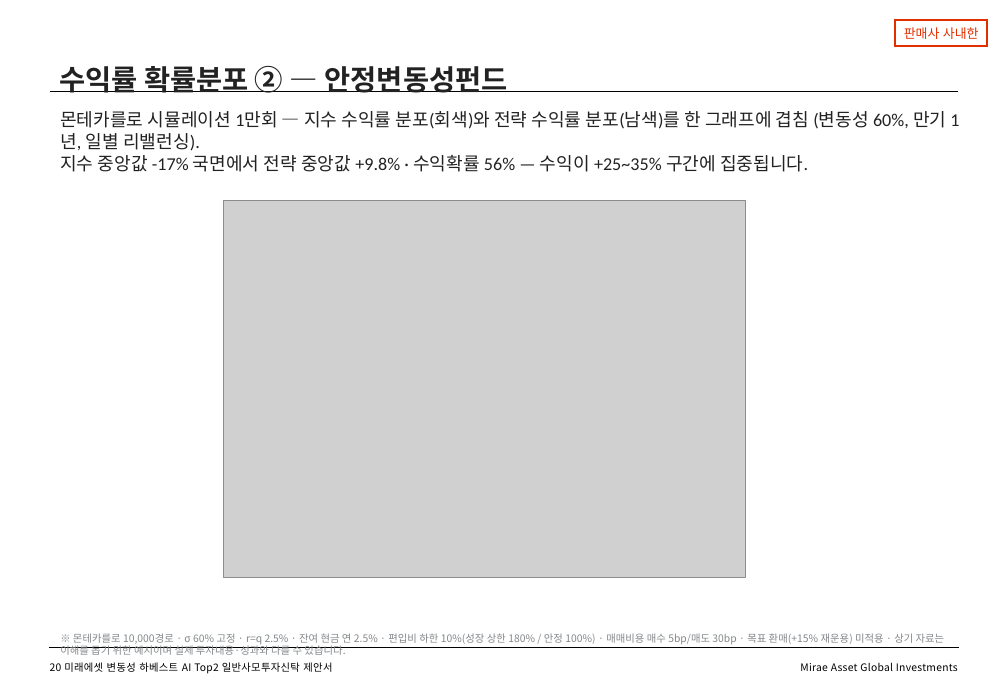
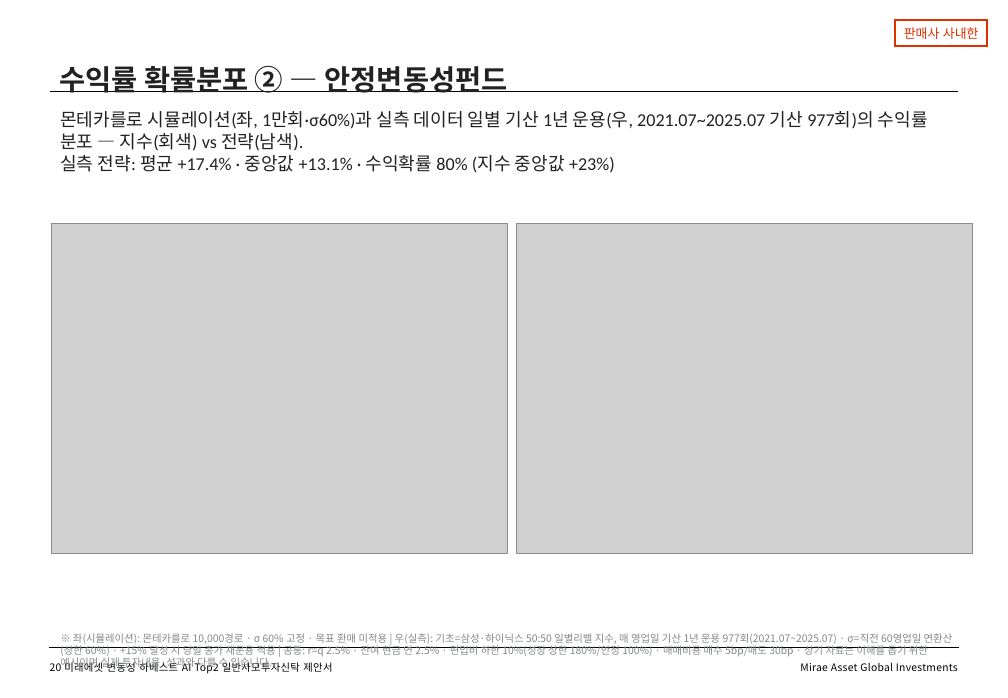
Before and after one commit to gamer383-bit/Volatility-Fund, a slide deck: slide 21 of 제안서/변동성하베스트_AITop2_제안서_v2_20260727.pptx. Drawn at 1008x698 pixels with LibreOffice and Linux fonts; fonts in the diff are those of the drawing; grey boxes stand for pictures. Boxes give left, top, right and bottom in pixels: in the first picture for what was removed or moved away, otherwise in the second. Text is boxed around its words. In the diff, an @@ line names an element or a change of style, - is before the commit and + after.

```diff
--- a/제안서/변동성하베스트_AITop2_제안서_v2_20260727.pptx
+++ b/제안서/변동성하베스트_AITop2_제안서_v2_20260727.pptx
@@ text at bbox=[60, 111, 928, 173]: text changed @@
-몬테카를로 시뮬레이션 1만회 — 지수 수익률 분포(회색)와 전략 수익률 분포(남색)를 한 그래프에 겹침 (변동성 60%, 만기 1년, 일별 리밸런싱).
-지수 중앙값 -17% 국면에서 전략 중앙값 +9.8% · 수익확률 56% — 수익이 +25~35% 구간에 집중됩니다.
+몬테카를로 시뮬레이션(좌, 1만회·σ60%)과 실측 데이터 일별 기산 1년 운용(우, 2021.07~2025.07 기산 977회)의 수익률 분포 — 지수(회색) vs 전략(남색).
+실측 전략: 평균 +17.4% · 중앙값 +13.1% · 수익확률 80% (지수 중앙값 +23%)
@@ picture: place and size @@
-picture at bbox=[223, 201, 746, 578]
+picture at bbox=[51, 223, 507, 554]
@@ picture added at bbox=[517, 223, 973, 554] @@
@@ text at bbox=[60, 633, 953, 670]: text changed @@
-※ 몬테카를로 10,000경로 · σ 60% 고정 · r=q 2.5% · 잔여 현금 연 2.5% · 편입비 하한 10%(성장 상한 180% / 안정 100%) · 매매비용 매수 5bp/매도 30bp · 목표 환매(+15% 재운용) 미적용 · 상기 자료는 이해를 돕기 위한 예시이며 실제 투자내용·성과와 다를 수 있습니다.
+※ 좌(시뮬레이션): 몬테카를로 10,000경로 · σ 60% 고정 · 목표 환매 미적용 | 우(실측): 기초=삼성·하이닉스 50:50 일별리밸 지수, 매 영업일 기산 1년 운용 977회(2021.07~2025.07) · σ=직전 60영업일 연환산(상한 60%) · +15% 달성 시 당일 종가 재운용 적용 | 공통: r=q 2.5% · 잔여 현금 연 2.5% · 편입비 하한 10%(성장 상한 180%/안정 100%) · 매매비용 매수 5bp/매도 30bp · 상기 자료는 이해를 돕기 위한 예시이며 실제 투자내용·성과와 다를 수 있습니다.
```
Also in this commit, not shown: 1 other slide changed, 3 other files.
